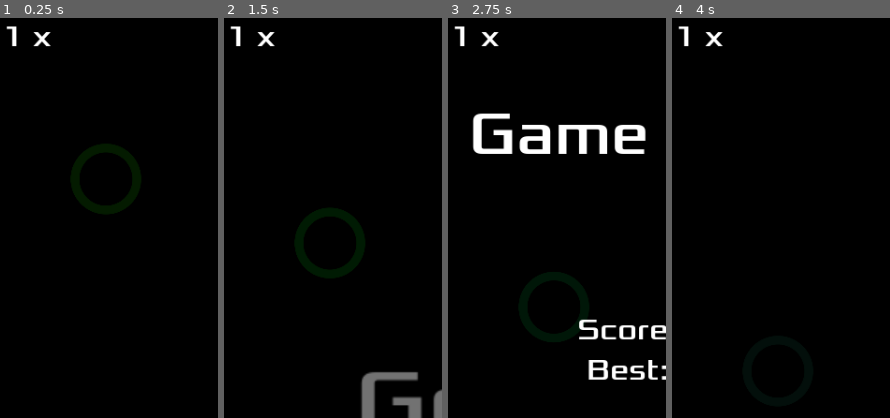
Above: before the commit, frames 1-4 (left to right).
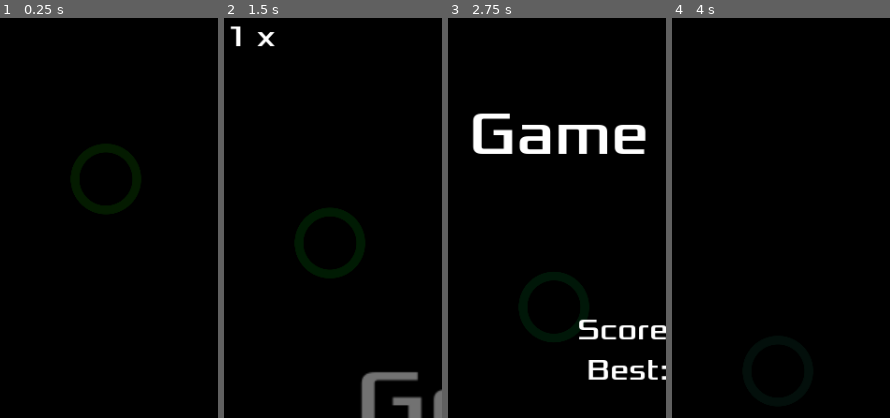
Above: after the commit, the same moments.

Repository: jrenato/circle_jump
Game: Godot game, scene res://Game/main.tscn
The game is run twice, just before and just after one commit, with the same random seed, the same clock (stepped at 60 frames per second) and the same inputs. Sound files missing from this copy of the repository are replaced by a short silence.
Inputs (mouse positions are % of the whole screen's width and height, from its top left):
- Up to frame 1 (0.25 s): no input
- Up to frame 2 (1.5 s): click "Start" at 0.5 s; tap Enter at 1.25 s; move the mouse to (71, 45) at 1.27 s; hold Right (ui_right) from 1.28 s (still down); hold Ctrl from 1.28 s (still down); click (71, 45) at 1.42 s
- Up to frame 3 (2.75 s): release Right (ui_right) at 2 s; release Ctrl at 2 s; drag from (28, 55) to (72, 25) at 2.02 s
- Up to frame 4 (4 s): move the mouse to (59, 28) at 2.77 s; hold Right (ui_right) 2.78-3.5 s; tap Z at 2.85 s; click "Retry" at 3.5 s
The pictures show only the part of the screen within x 0-50%, y 2-52%; the shares and areas given below are measured in that part.

The runs differ from the first frame. In frame 1, 0.3% of the frame differs, in the area x 2-24%, y 2-8%; in frame 2, nothing differs; in frame 3, 0.3%; in frame 4, 0.3%.

Commit message:
Fixed hud bonus visible on menus

Diff:
--- a/GUI/HUD/hud.gd
+++ b/GUI/HUD/hud.gd
@@ -24,7 +24,9 @@
 
 func hide_hud() -> void:
 	score_box.hide()
+	bonus_label.hide()
 
 
 func show_hud() -> void:
 	score_box.show()
+	bonus_label.show()
